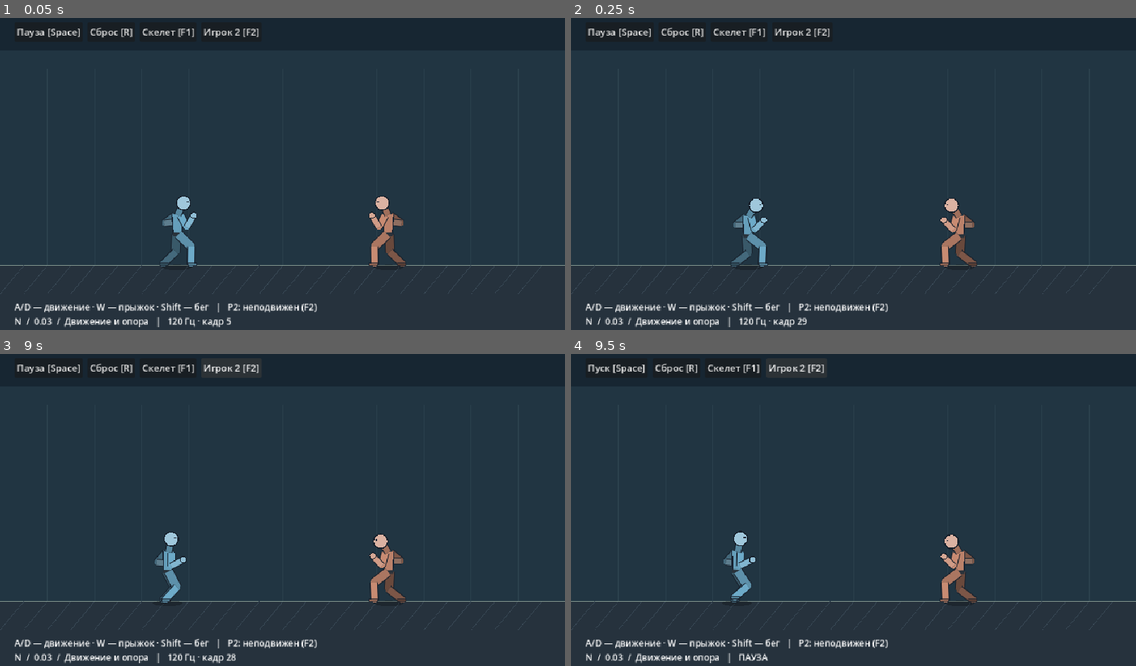
Above: before the commit, frames 1-4 (two rows, left to right).
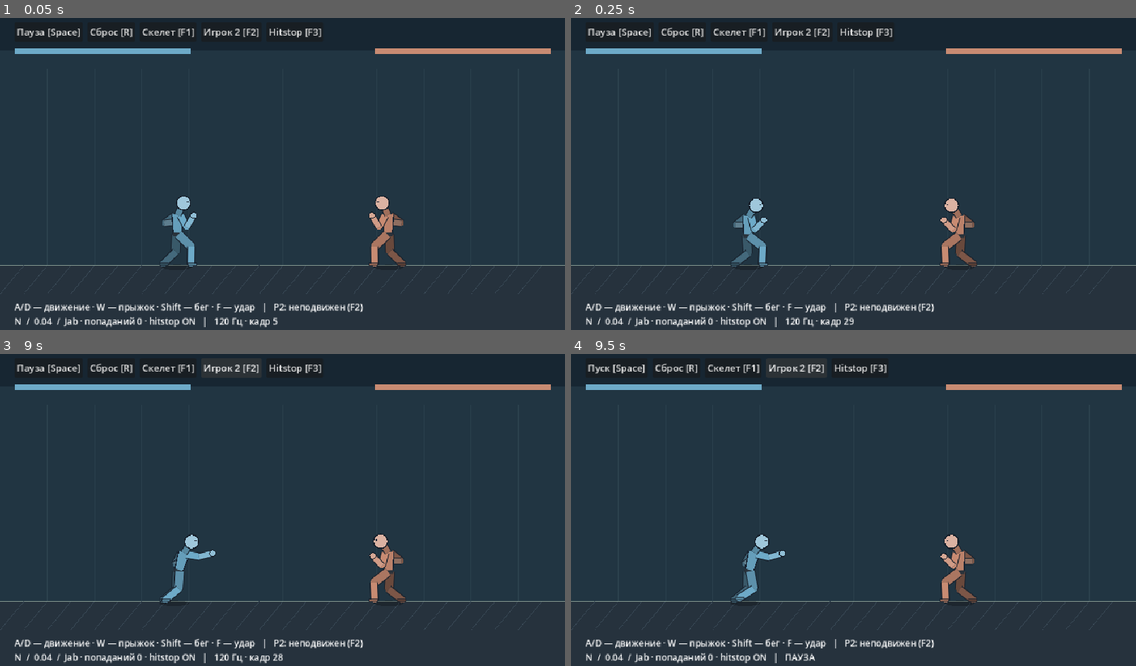
Above: after the commit, the same moments.

Repository: Mefits/pixelfxGadot
Game: Godot game, scene res://game/arena.tscn
Two runs of this game, one before a commit and one after it. Both use one fixed random seed, a clock stepped at 60 frames per second and the inputs below.
Inputs (mouse positions are in pixels of both pictures, inside the frame that each line leads up to):
- Up to frame 1 (0.05 s): no input
- Up to frame 2 (0.25 s): no input
- Up to frame 3 (9 s): click (293, 366) at 0.5 s, where only the run after the commit has a clickable "Hitstop [F3]"; click "Пауза [Space]" at 1.25 s; click (288, 366) at 2 s, where only the run after the commit has a clickable "Hitstop [F3]"; click "Пуск [Space]" at 2.75 s; click "Сброс [R]" at 3.5 s; click "Скелет [F1]" at 4.25 s; click "Игрок 2 [F2]" at 5 s; tap Enter at 5.75 s; hold D 5.78-6.5 s; tap Shift at 5.85 s; tap Space at 6.02, 8.75 s; tap F at 6.05, 8.85 s; click "Сброс [R]" at 6.5 s; click "Скелет [F1]" at 7.25 s; click "Игрок 2 [F2]" at 8 s; hold A from 8.78 s (still down)
- Up to frame 4 (9.5 s): keep holding A; tap Space at 9.02 s; tap Ctrl at 9.05 s

The runs differ from the first frame. In frame 1, 2.3% of the frame differs, in the area x 2-98%, y 3-100%; in frame 2, 2.3%; in frame 3, 3.0%; in frame 4, 3.0%.

Commit message:
N 0.04: first reference-based jab with swept fist contact, hitstop and root knockback

Diff:
--- a/game/arena.gd
+++ b/game/arena.gd
@@ -20,6 +20,7 @@
     _button("Сброс [R]",_reset)
     _button("Скелет [F1]",func():debug=not debug;queue_redraw())
     _button("Игрок 2 [F2]",_toggle_second)
+    _button("Hitstop [F3]",_toggle_hitstop)
     hud=Label.new()
     hud.position=Vector2(24,490)
     hud.add_theme_font_size_override("font_size",15)
@@ -41,6 +42,9 @@
     world=WORLD.new()
     queue_redraw()
     _hud()
+func _toggle_hitstop()->void:
+    world.hitstop_enabled=not world.hitstop_enabled
+    _hud()
 func _toggle_second()->void:
     single_player=not single_player
     _hud()
@@ -51,16 +55,17 @@
         KEY_R:_reset()
         KEY_F1:debug=not debug;queue_redraw()
         KEY_F2:_toggle_second()
+        KEY_F3:_toggle_hitstop()
 func _held(key:Key)->bool:return Input.is_physical_key_pressed(key)
 func _physics_process(dt:float)->void:
     if paused:return
-    var left:Dictionary={"move":float(_held(KEY_D))-float(_held(KEY_A)),"jump":_held(KEY_W),"run":_held(KEY_SHIFT)}
-    var right:Dictionary={} if single_player else {"move":float(_held(KEY_RIGHT))-float(_held(KEY_LEFT)),"jump":_held(KEY_UP),"run":_held(KEY_CTRL)}
+    var left:Dictionary={"move":float(_held(KEY_D))-float(_held(KEY_A)),"jump":_held(KEY_W),"run":_held(KEY_SHIFT),"jab":_held(KEY_F)}
+    var right:Dictionary={} if single_player else {"move":float(_held(KEY_RIGHT))-float(_held(KEY_LEFT)),"jump":_held(KEY_UP),"run":_held(KEY_CTRL),"jab":_held(KEY_K)}
     world.advance(dt,left,right)
     _hud()
     queue_redraw()
 func _hud()->void:
-    hud.text="A/D — движение · W — прыжок · Shift — бег   |   "+("P2: неподвижен (F2)" if single_player else "P2: ←/→ · ↑ · Ctrl")+"\nN  /  0.03  /  Движение и опора   |   "+("ПАУЗА" if paused else ("120 Гц · кадр "+str(world.ticks)))
+    hud.text="A/D — движение · W — прыжок · Shift — бег · F — удар   |   "+("P2: неподвижен (F2)" if single_player else "P2: ←/→ · ↑ · Ctrl · K")+"\nN  /  0.04  /  Jab · попаданий "+str(world.hits)+" · hitstop "+("ON" if world.hitstop_enabled else "OFF")+"   |   "+("ПАУЗА" if paused else ("120 Гц · кадр "+str(world.ticks)))
 func _segment(a:Vector2,b:Vector2,width:float,c:Color)->void:
     draw_line(a,b,Color("#17202b"),width+3,true)
     draw_line(a,b,c,width,true)
@@ -111,5 +116,9 @@
     draw_line(Vector2(0,430),Vector2(960,430),Color("#82968e"),2)
     for i in range(24):
         draw_line(Vector2(i*40,430),Vector2(i*40-40,478),Color("#394956"),1)
+    draw_rect(Rect2(24,61,300,9),Color("#101923"))
+    draw_rect(Rect2(24,61,3*world.jab_a.hp,9),Color("#6daac8"))
+    draw_rect(Rect2(636,61,300,9),Color("#101923"))
+    draw_rect(Rect2(936-3*world.jab_b.hp,61,3*world.jab_b.hp,9),Color("#c88b72"))
     _fighter(world.a,world.rig_a,Color("#6daac8"))
     _fighter(world.b,world.rig_b,Color("#c88b72"))
--- /dev/null
+++ b/game/jab.gd
@@ -0,0 +1,63 @@
+extends RefCounted
+## One authored jab, no combo or secondary physics. Fixed 120 Hz.
+const DURATION=48
+const ACTIVE_FROM=12
+const ACTIVE_TO=23
+const HURT_TICKS=26
+const DAMAGE=10
+const KNOCKBACK=145.0
+const HITSTOP=6
+# tick, blend, hip x/y, chest angle, lead/rear wrist relative to shoulder
+# Martial Arts jab right-facing row: compact start, extension, hold, recovery.
+const KEYS=[
+    [0,0.0,0.0,-50.0,0.0,Vector2(20,0),Vector2(7,10)],
+    [7,1.0,-3.0,-49.0,-5.0,Vector2(14,5),Vector2(9,7)],
+    [12,1.0,4.0,-51.0,12.0,Vector2(40,-1),Vector2(9,6)],
+    [15,1.0,7.0,-51.0,17.0,Vector2(44,-2),Vector2(8,5)],
+    [22,1.0,6.0,-51.0,14.0,Vector2(43,-1),Vector2(8,6)],
+    [32,1.0,2.0,-50.0,6.0,Vector2(25,5),Vector2(7,10)],
+    [48,0.0,0.0,-50.0,0.0,Vector2(20,0),Vector2(7,10)]
+]
+var age:int=-1
+var hurt:int=0
+var hp:int=100
+var attacks:int=0
+var connected:bool=false
+var latch:bool=false
+var queued:bool=false
+func capture(pressed:bool)->void:
+    if pressed and not latch:queued=true
+    latch=pressed
+func tick(m)->void:
+    if hurt>0:hurt-=1
+    if age>=0:
+        age+=1
+        if age>=DURATION:age=-1
+    if queued and hp>0 and hurt==0 and age<0 and m.grounded:
+        age=0
+        connected=false
+        attacks+=1
+    queued=false
+func locked()->bool:return age>=0 or hurt>0 or hp<=0
+func active()->bool:return age>=ACTIVE_FROM and age<=ACTIVE_TO and not connected
+func receive(m,direction:int)->void:
+    hp=maxi(0,hp-DAMAGE)
+    age=-1
+    hurt=HURT_TICKS
+    queued=false
+    m.velocity.x=KNOCKBACK*direction
+func pose()->Dictionary:
+    if hurt>0:
+        var u:float=float(hurt)/HURT_TICKS
+        return {"weight":u,"hip":Vector2(-3,-47),"lean":-24.0,"lead":Vector2(8,19),"rear":Vector2(-6,20)}
+    if age<0:return {}
+    var a:Array=KEYS[0]
+    var b:Array=KEYS[1]
+    for i in range(1,KEYS.size()):
+        if age<=int(KEYS[i][0]):
+            a=KEYS[i-1]
+            b=KEYS[i]
+            break
+    var u:float=float(age-int(a[0]))/float(int(b[0])-int(a[0]))
+    u=u*u*(3-2*u)
+    return {"weight":lerpf(float(a[1]),float(b[1]),u),"hip":Vector2(lerpf(float(a[2]),float(b[2]),u),lerpf(float(a[3]),float(b[3]),u)),"lean":lerpf(float(a[4]),float(b[4]),u),"lead":Vector2(a[5]).lerp(b[5],u),"rear":Vector2(a[6]).lerp(b[6],u)}
--- a/game/motor.gd
+++ b/game/motor.gd
@@ -60,11 +60,11 @@
     var axis:float=clampf(float(input.get("move",0)),-1,1)
     sprint=bool(input.get("run",false))
     var jump:bool=bool(input.get("jump",false))
-    if grounded and absf(opponent_x-pos.x)>5:facing=1 if opponent_x>pos.x else -1
+    if grounded and not input.get("lock_facing",false) and absf(opponent_x-pos.x)>5:facing=1 if opponent_x>pos.x else -1
     # Backpedal in guard rather than playing a forward sprint backwards.
     var backward:bool=axis*facing<0
     var target:float=axis*(96.0 if backward else (RUN if sprint else WALK))
-    velocity.x=move_toward(velocity.x,target,DT*(BRAKE if absf(axis)<.01 else ACCEL))
+    velocity.x=move_toward(velocity.x,target,DT*(550.0 if input.get("hurt",false) else (BRAKE if absf(axis)<.01 else ACCEL)))
     if grounded and jump and not jump_latch:
         takeoff_feet.clear()
         for foot in feet:takeoff_feet.append(Vector2((foot.x-pos.x)*facing,foot.y-pos.y-2))
--- a/game/rig.gd
+++ b/game/rig.gd
@@ -19,7 +19,7 @@
     var end:Vector2=a+direction*d
     var joint:Vector2=a+direction*along+Vector2(-direction.y,direction.x)*height*bend
     return [joint,end]
-func sample(m)->Dictionary:
+func sample(m,action:Dictionary={})->Dictionary:
     var direction:float=float(m.facing)
     var speed:float=absf(m.velocity.x)
     var relative:float=m.velocity.x*direction
@@ -38,6 +38,11 @@
         var ap:Dictionary=MOTION.air(m,0)
         lean=float(ap.lean)
         hip_y=float(ap.hip_y)
+    var weight:float=float(action.get("weight",0))
+    if weight>0:
+        hip_x=lerpf(hip_x,float(action.hip.x),weight)
+        hip_y=lerpf(hip_y,float(action.hip.y),weight)
+        lean=lerpf(lean,float(action.lean),weight)
     if m.grounded:
         # Keep BOTH target feet within the reach envelope while grounded.
         for i in range(2):
@@ -68,6 +73,7 @@
         var hand_goal:Vector2=shoulder+guard.lerp(travel,blend)
         if m.grounded:hand_goal+=Vector2(4*m.land,8*m.land)
         else:hand_goal=shoulder+Vector2(MOTION.air(m,i).hand)
+        if weight>0:hand_goal=hand_goal.lerp(shoulder+Vector2(action.lead if i==0 else action.rear),weight)
         var arm:Array[Vector2]=chain(shoulder,hand_goal,UPPER_ARM,LOWER_ARM,1)
         local["shoulder_"+side]=shoulder
         local["elbow_"+side]=arm[0]
--- a/game/world.gd
+++ b/game/world.gd
@@ -1,6 +1,14 @@
 extends RefCounted
 const M=preload("res://game/motor.gd")
 const R=preload("res://game/rig.gd")
+const J=preload("res://game/jab.gd")
+var jab_a=J.new()
+var jab_b=J.new()
+var hits:int=0
+var freeze:int=0
+var frozen_ticks:int=0
+var hitstop_enabled:bool=true
+var last_contact:=Vector2.ZERO
 var a=M.new(300,1)
 var b=M.new(660,-1)
 var rig_a=R.new()
@@ -16,10 +24,21 @@
         tick(left,right)
         accumulator=maxf(0,accumulator-M.DT)
 func tick(left:Dictionary,right:Dictionary)->void:
+    jab_a.capture(bool(left.get("jab",false)))
+    jab_b.capture(bool(right.get("jab",false)))
+    if freeze>0:
+        freeze-=1
+        frozen_ticks+=1
+        ticks+=1
+        return
+    jab_a.tick(a)
+    jab_b.tick(b)
+    var prev_a:Vector2=rig_a.points.hand_near
+    var prev_b:Vector2=rig_b.points.hand_near
     var ax:float=a.pos.x
     var bx:float=b.pos.x
-    a.tick(left,bx)
-    b.tick(right,ax)
+    a.tick(_motor_input(left,jab_a),bx)
+    b.tick(_motor_input(right,jab_b),ax)
     if absf(a.pos.y-b.pos.y)<70 and absf(a.pos.x-b.pos.x)<38:
         var sign0:float=1 if ax<=bx else -1
         var mid:float=clampf((a.pos.x+b.pos.x)*.5,67,893)
@@ -27,6 +46,40 @@
         b.separate(mid+sign0*19-b.pos.x)
         if a.velocity.x*sign0>0:a.velocity.x=0
         if b.velocity.x*sign0<0:b.velocity.x=0
-    rig_a.sample(a)
-    rig_b.sample(b)
+    rig_a.sample(a,jab_a.pose())
+    rig_b.sample(b,jab_b.pose())
+    # Snapshot both contacts before modifying either fighter.
+    var hit_a:bool=_contact(a,b,jab_a,jab_b,prev_a,rig_a,rig_b)
+    var hit_b:bool=_contact(b,a,jab_b,jab_a,prev_b,rig_b,rig_a)
+    if hit_a:
+        jab_a.connected=true
+        last_contact=rig_a.points.hand_near
+        jab_b.receive(b,a.facing)
+        hits+=1
+    if hit_b:
+        jab_b.connected=true
+        last_contact=rig_b.points.hand_near
+        jab_a.receive(a,b.facing)
+        hits+=1
+    if hit_a or hit_b:
+        if hitstop_enabled:freeze=J.HITSTOP
+        # Contact frame stays visible through freeze; hurt pose starts on next tick.
     ticks+=1
+
+func _motor_input(input:Dictionary,j)->Dictionary:
+    if not j.locked():return input
+    return {"lock_facing":true,"hurt":j.hurt>0 or j.hp<=0}
+
+func _contact(src,dst,attack,defender,previous:Vector2,source_rig,target_rig)->bool:
+    if not attack.active() or defender.hp<=0:return false
+    if (dst.pos.x-src.pos.x)*src.facing<=0:return false
+    var p:Vector2=source_rig.points.hand_near
+    # Sweep the visible fist against torso capsule sampled at three points.
+    # No hit from an arbitrary root distance. Ground/air targets use the same geometry.
+    var upper:Vector2=target_rig.points.chest
+    var lower:Vector2=target_rig.points.hips
+    for u in [0.0,.5,1.0]:
+        var center:Vector2=upper.lerp(lower,u)
+        var closest:Vector2=Geometry2D.get_closest_point_to_segment(center,previous,p)
+        if center.distance_to(closest)<=17.0:return true
+    return false
--- /dev/null
+++ b/tests/jab.gd
@@ -0,0 +1,54 @@
+extends SceneTree
+const W=preload("res://game/world.gd")
+const J=preload("res://game/jab.gd")
+const R=preload("res://game/rig.gd")
+var errors:int=0
+func _initialize()->void:call_deferred("_run")
+func check(ok:bool,msg:String)->void:
+    if not ok:errors+=1;push_error(msg)
+func close_world(gap:float=66)->RefCounted:
+    var w=W.new()
+    w.a.separate(150)
+    w.b.separate(w.a.pos.x+gap-w.b.pos.x)
+    w.rig_a.sample(w.a)
+    w.rig_b.sample(w.b)
+    return w
+func _run()->void:
+    var w=close_world()
+    var support:Array[Vector2]=w.a.feet.duplicate()
+    var bx:float=w.b.pos.x
+    var before:Vector2=w.rig_a.points.hand_near
+    var reach:float=0
+    for i in range(100):
+        w.tick({"jab":true},{})
+        reach=maxf(reach,w.rig_a.points.hand_near.x-before.x)
+        check(w.a.feet==support,"Attacker feet planted")
+        var p:Dictionary=w.rig_a.points
+        check(absf(p.shoulder_near.distance_to(p.elbow_near)-R.UPPER_ARM)<.001,"Upper arm length")
+        check(absf(p.elbow_near.distance_to(p.hand_near)-R.LOWER_ARM)<.001,"Forearm length")
+    check(w.hits==1 and w.jab_b.hp==90,"One contact per held attack")
+    check(w.jab_a.attacks==1 and w.jab_a.age<0,"Held key does not repeat")
+    check(w.b.pos.x>bx+10 and w.frozen_ticks==J.HITSTOP,"Knockback and hitstop")
+    check(reach>20,"Fist extension")
+    w.tick({}, {})
+    w.tick({"jab":true},{})
+    check(w.jab_a.attacks==2,"Second key press attacks")
+    var miss=W.new()
+    for i in range(70):miss.tick({"jab":i==0},{})
+    check(miss.hits==0 and miss.jab_b.hp==100,"Out of range miss")
+    var mirror=close_world()
+    for i in range(100):mirror.tick({},{"jab":i==0})
+    check(mirror.hits==1 and mirror.jab_a.hp==90 and mirror.a.pos.x<440,"Mirrored contact and knockback")
+    var duel=close_world()
+    for i in range(70):duel.tick({"jab":i==0},{"jab":i==0})
+    check(duel.hits==2 and duel.jab_a.hp==90 and duel.jab_b.hp==90,"Simultaneous contact")
+    var air=close_world()
+    air.tick({"jump":true},{})
+    air.tick({"jab":true},{})
+    check(air.jab_a.attacks==0,"No airborne jab")
+    var no_stop=close_world()
+    no_stop.hitstop_enabled=false
+    for i in range(100):no_stop.tick({"jab":i==0},{})
+    check(no_stop.hits==1 and no_stop.frozen_ticks==0,"Hitstop A/B")
+    print("N jab failures: ",errors)
+    quit(0 if errors==0 else 1)
--- a/tests/visual.gd
+++ b/tests/visual.gd
@@ -48,6 +48,20 @@
     await sequence(scene,"run",36,"run")
     await sequence(scene,"back",32,"back")
     await sequence(scene,"leap",30,"jump")
+    scene.world=W.new()
+    scene.world.a.separate(150)
+    scene.world.b.separate(scene.world.a.pos.x+66-scene.world.b.pos.x)
+    scene.world.rig_a.sample(scene.world.a)
+    scene.world.rig_b.sample(scene.world.b)
+    scene.debug=false
+    DirAccess.make_dir_recursive_absolute("res://reports/jab")
+    for frame in range(34):
+        for i in range(4):
+            scene.world.tick({"jab":frame==3 and i==0},{})
+        scene._hud()
+        scene.queue_redraw()
+        await capture("jab/frame_%03d"%frame)
+    if scene.world.hits!=1:push_error("Jab capture missed");quit(1);return
     scene._pause()
     if not scene.paused:quit(1);return
     scene._reset()
Not shown, changed: docs/CHECKPOINT.md
Not shown, changed: docs/PLAN.md
